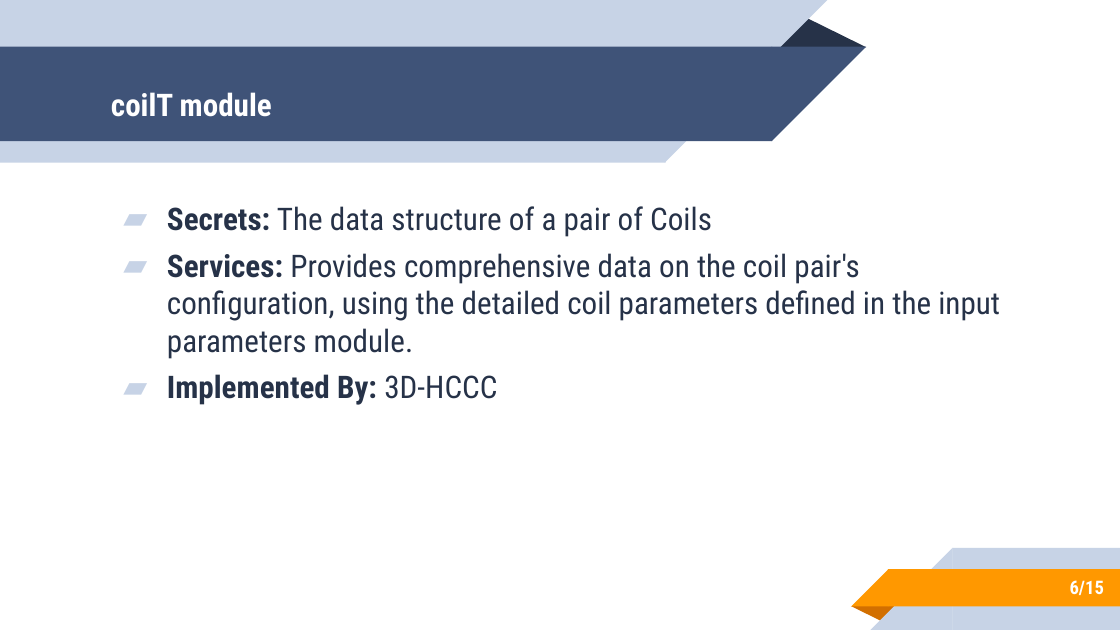
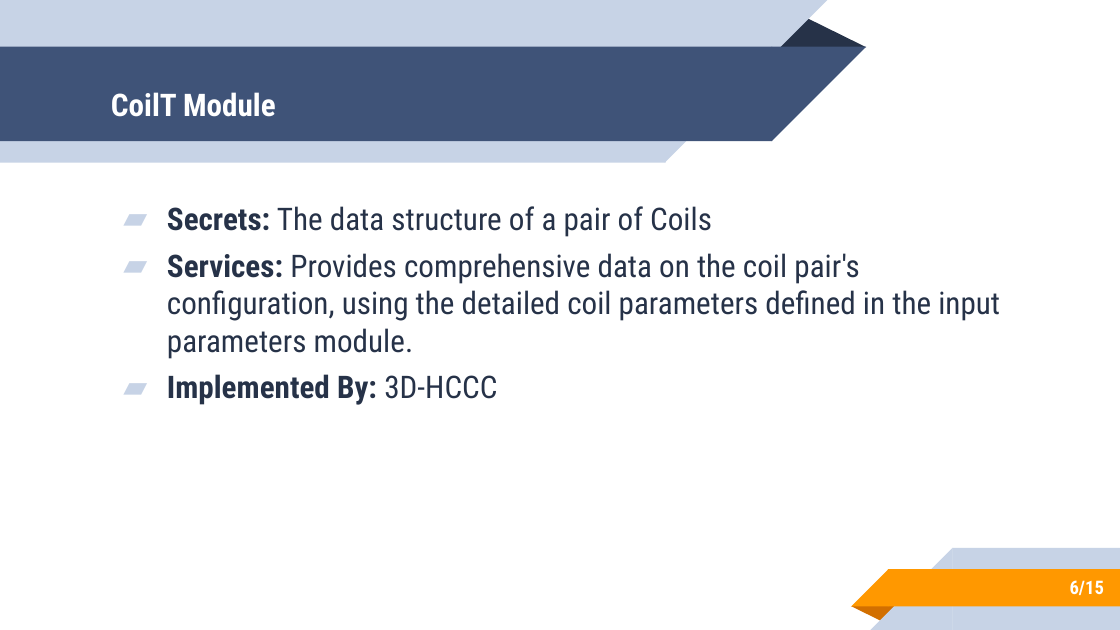
Before and after one commit to rnorouziani/3D-H3C, a slide deck: slide 6 of docs/Presentations/MG-MIS/MG-MIS.pptx. Drawn at 1120x630 pixels with LibreOffice and Linux fonts; fonts in the diff are those of the drawing. Boxes give left, top, right and bottom in pixels: in the first picture for what was removed or moved away, otherwise in the second. Text is boxed around its words. In the diff, an @@ line names an element or a change of style, - is before the commit and + after.

```diff
--- a/docs/Presentations/MG-MIS/MG-MIS.pptx
+++ b/docs/Presentations/MG-MIS/MG-MIS.pptx
@@ title at box(111, 92, 276, 117): text changed @@
-  coilT module
+  CoilT Module
```
Also in this commit, not shown: 9 other slides changed.
